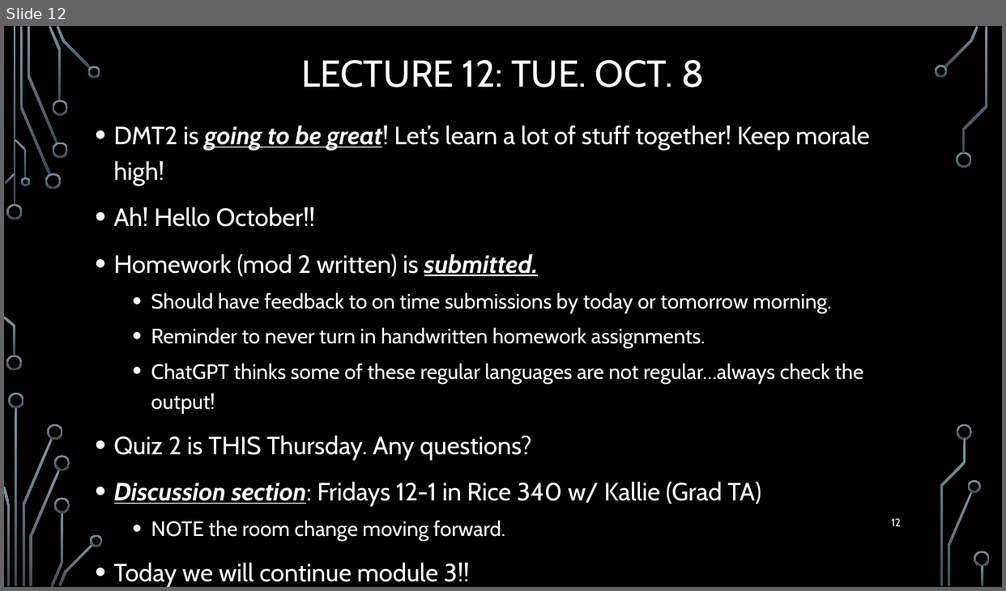
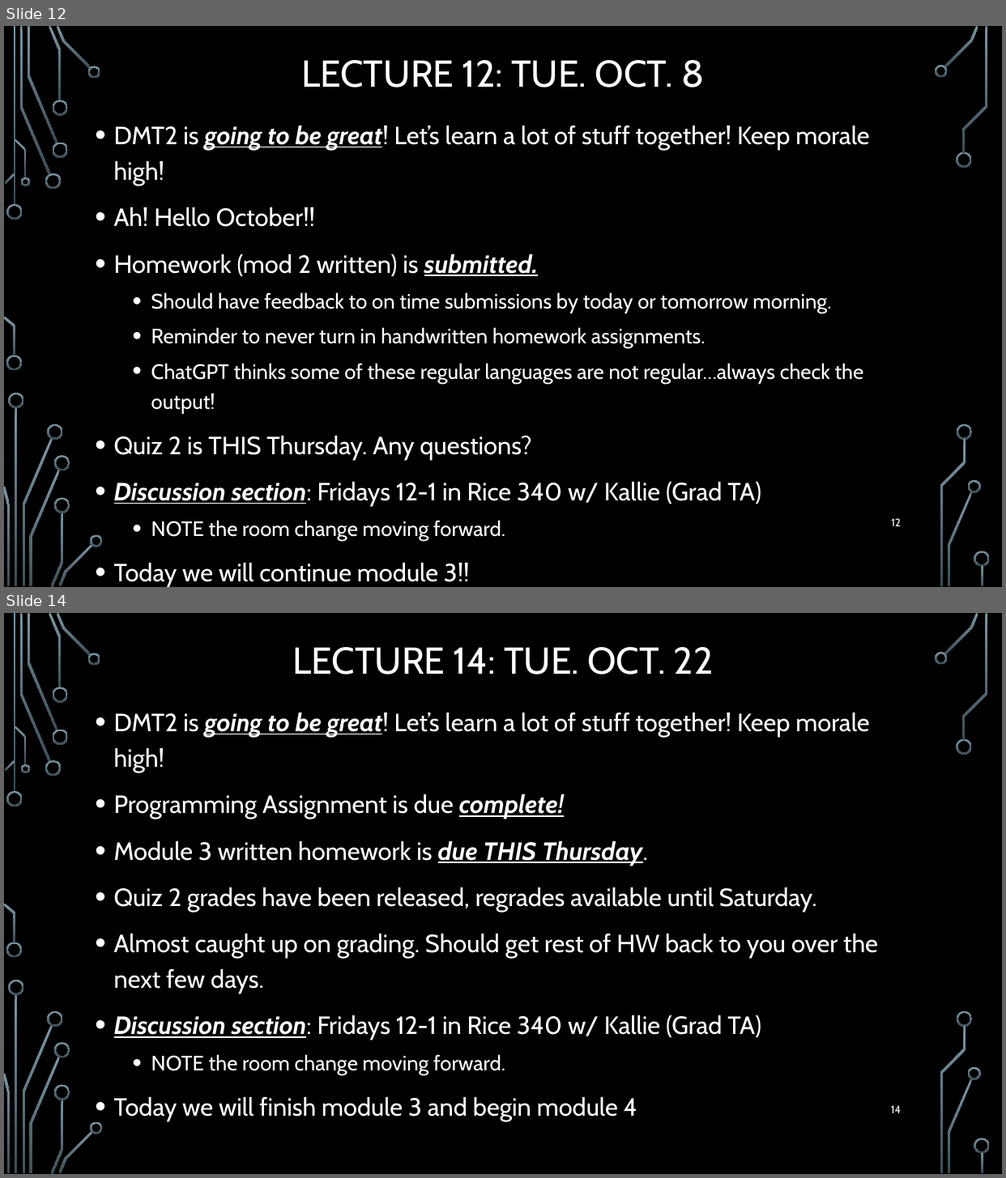
Before and after one commit to markfloryan/dmt2, a slide deck: slides/00-DailyAnnouncements.pptx. Shown one above the other, each under a label of ours: slide 12 before the commit, slides 12 and 14 after it; the slides between them are not shown. The pictures are 1006x591 and 1006x1178 pixels, drawn with LibreOffice and Linux fonts; fonts in the diff are those of the drawing; background and template pictures are left out. Boxes give left, top, right and bottom in pixels: in the first picture for what was removed or moved away, otherwise in the second. Text is boxed around its words. In the diff, an @@ line names an element or a change of style, - is before the commit and + after.

```diff
--- a/slides/00-DailyAnnouncements.pptx
+++ b/slides/00-DailyAnnouncements.pptx
@@ slide 14 added at box(4, 613, 1002, 1174), background picture (left out); not listed: 36 template elements that a slide beside it also shows @@
@@ title added at box(292, 647, 713, 675), 36 pt, text #FFFFFF @@
+LECTURE 14: TUE. OCT. 22
@@ text added at box(114, 713, 878, 1122), 24 pt, text #FFFFFF @@
+• DMT2 is going to be great! Let’s learn a lot of stuff together! Keep morale high!
+• Programming Assignment is due complete!
+• Module 3 written homework is due THIS Thursday.
+• Quiz 2 grades have been released, regrades available until Saturday.
+• Almost caught up on grading. Should get rest of HW back to you over the next few days.
+• Discussion section: Fridays 12-1 in Rice 340 w/ Kallie (Grad TA)
+  • NOTE the room change moving forward.
+• Today we will finish module 3 and begin module 4
@@ page number added at box(891, 1105, 901, 1114), 10.5 pt, text #FFFFFF @@
+14
```
Also in this commit, not shown: 1 slide changed, 2 other files.
